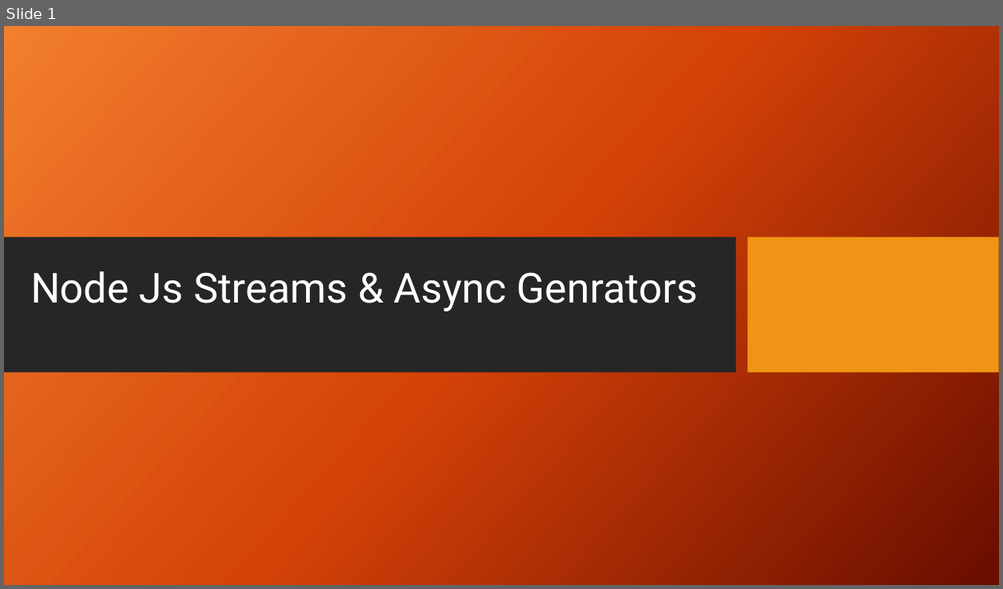
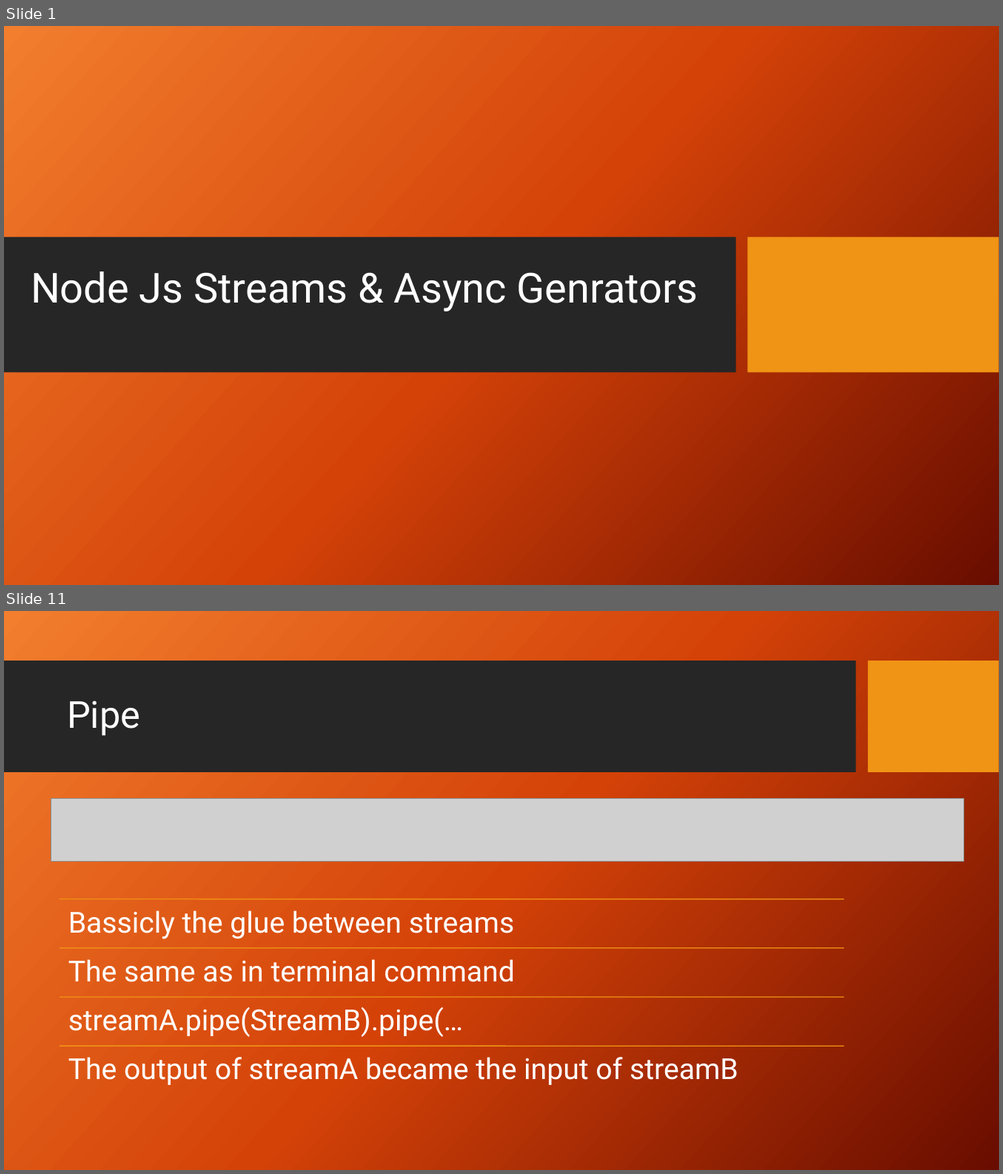
Before and after one commit to ntedgi/infra-meetings, a slide deck: Streams/Presentation.pptx. Shown one above the other, each under a label of ours: slide 1 before the commit, slides 1 and 11 after it; the slides between them are not shown. The pictures are 1003x589 and 1003x1174 pixels, drawn with LibreOffice and Linux fonts; fonts in the diff are those of the drawing; grey boxes stand for pictures; background and template pictures are left out. Boxes give left, top, right and bottom in pixels: in the first picture for what was removed or moved away, otherwise in the second. Text is boxed around its words. In the diff, an @@ line names an element or a change of style, - is before the commit and + after.

```diff
--- a/Streams/Presentation.pptx
+++ b/Streams/Presentation.pptx
@@ slide 11 added at (4,611,999,1170), background picture (left out) @@
@@ rectangle added at (4,661,855,773), fill #262626 @@
@@ rectangle added at (868,661,999,773), fill #F09415 @@
@@ title added at (67,701,140,736), 36 pt, text #FFFFFF @@
+Pipe
@@ picture added at (51,798,964,862) @@
@@ group added at (60,899,844,1085): 4 lines, 4 texts @@
+Bassicly the glue between streams
+The same as in terminal command
+streamA.pipe(StreamB).pipe(…
+The output of streamA became the input of streamB
```
Also in this commit, not shown: 3 slides changed, 14 other slides added, 3 slides removed, 37 other files.
